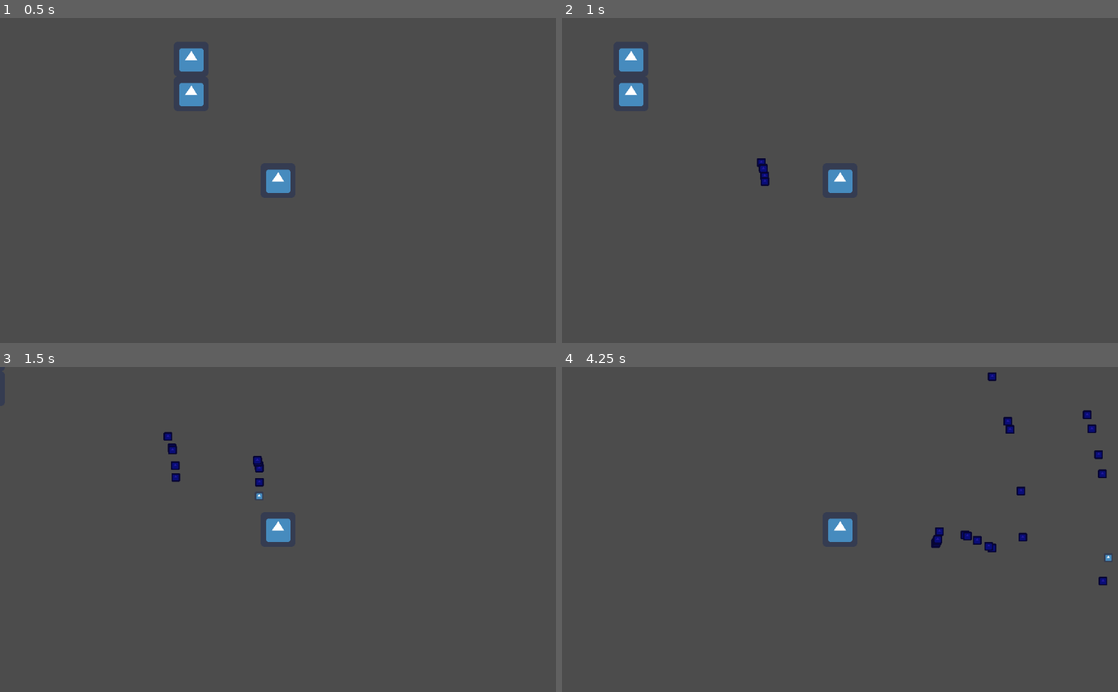
Above: before the commit, frames 1-4 (two rows, left to right).
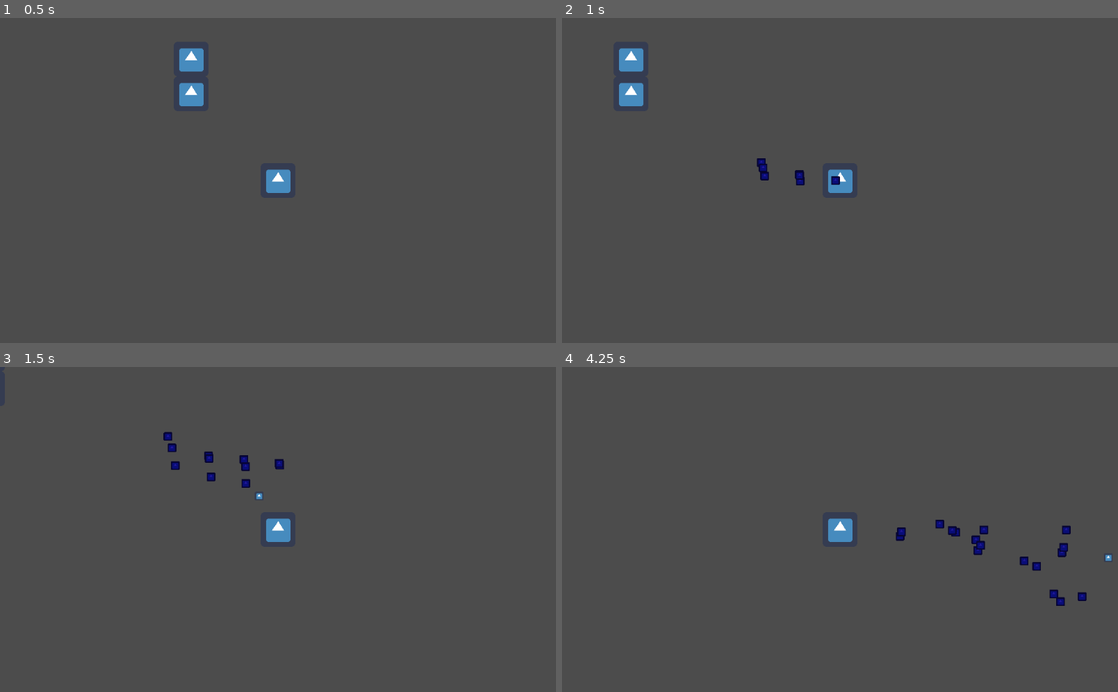
Above: after the commit, the same moments.

Repository: ljweeks/KSU_Fall2022GameJam
Game: Godot game, scene res://test.tscn
The game is run twice, just before and just after one commit, with the same random seed, the same clock (stepped at 60 frames per second) and the same inputs. The engine's default icon, where the game draws it, is replaced by a stand-in: a white triangle on a blue panel in a dark square.
Inputs (mouse positions are in pixels of both pictures, inside the frame that each line leads up to):
- Up to frame 1 (0.5 s): no input
- Up to frame 2 (1 s): tap Enter at 0.5 s; move the mouse to (962, 164) at 0.52 s; hold D (player_right) from 0.53 s (still down); hold Right mouse button (shoot_right) from 0.53 s (still down)
- Up to frame 3 (1.5 s): move the mouse to (166, 545) at 1.27 s; release D (player_right) at 1.28 s; release Right mouse button (shoot_right) at 1.28 s; hold S (player_down) from 1.28 s (still down); click (166, 545) at 1.35 s
- Up to frame 4 (4.25 s): right-click (728, 545) at 1.55 s; move the mouse to (895, 458) at 2.02 s; release S (player_down) at 2.03 s; hold D (player_right) 2.03-2.78 s; hold Right mouse button (shoot_right) 2.03-2.78 s; move the mouse to (812, 594) at 2.77 s; hold W (player_up) 2.78-3.53 s; right-click (812, 594) at 2.85 s; move the mouse to (1006, 578) at 3.52 s; hold A (player_left) from 3.53 s (still down); hold Right mouse button (shoot_right) from 3.53 s (still down); click (1006, 578) at 3.6 s

Frame 1 is identical in both runs. In frame 2, 0.2% of the frame differs, in the area x 35-50%, y 45-52%; in frame 3, 0.5%; in frame 4, 1.3%, in the area x 60-99%, y 1-74%.

Commit message:
freeze now has limited range
limited freeze range

Diff:
--- a/Player.gd
+++ b/Player.gd
@@ -8,7 +8,7 @@
 #player velocity
 var velocity = Vector2()
 #time between shots
-var attackSpeed = 0.5
+var attackSpeed = 0.2
 var shootTime = 0.00
 # Called when the node enters the scene tree for the first time.
 func _ready():
@@ -50,7 +50,7 @@
 
 
 func rightShot(delta):
-	for i in 5:
+	for i in 3:
 		var freezeBullet = load("res://Player/freezeBullet.tscn").instance()
 		freezeBullet.global_position = $ShootPoint.global_position
 		freezeBullet.look_at(freezeBullet.global_position + freezeBullet.direction)
--- a/Player/freezeBullet.gd
+++ b/Player/freezeBullet.gd
@@ -6,12 +6,16 @@
 # var b = "text"
 var speed = 200
 var direction = Vector2(1, 0)
-
+var life
 # Called when the node enters the scene tree for the first time.
 func _ready():
-	pass # Replace with function body.
+	life = rand_range(2,3)
 
 
 # Called every frame. 'delta' is the elapsed time since the previous frame.
 func _process(delta):
 	position = position + speed * direction * delta
+	if life <= 0.0:
+		free()
+	else:
+		life -= delta
